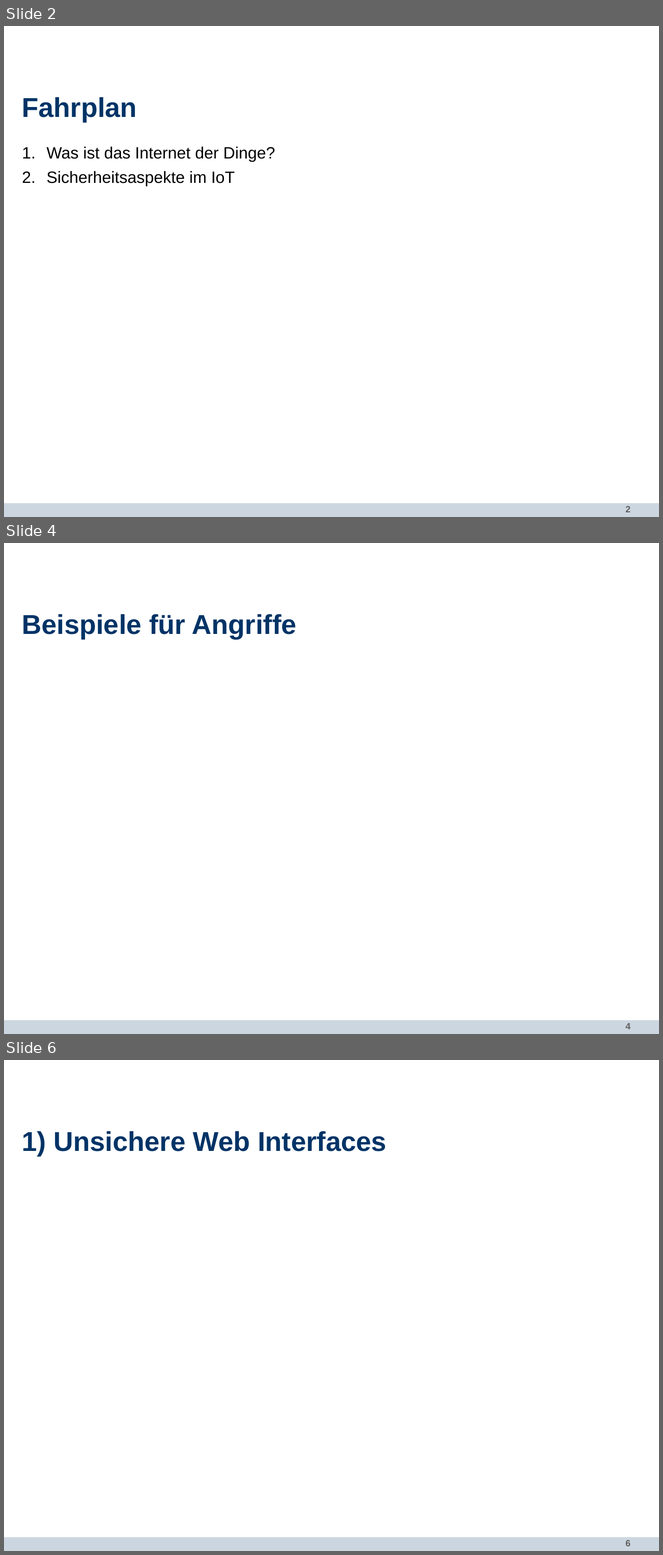
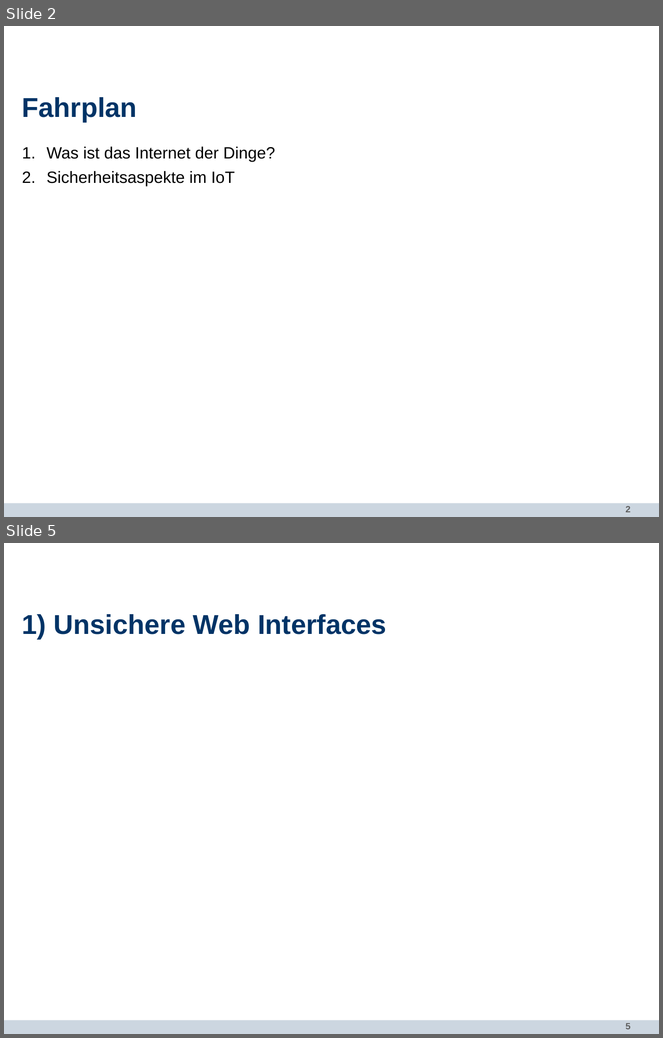
Before and after one commit to bennySwiers/Ausarbeitung-Seminar-TI, a slide deck: SEMINAR-IT-SICHERHEIT/Präsi/Praesentation_Voskobojnikov_Swiers.pptx. Shown one above the other, each under a label of ours: slides 2, 4 and 6 before the commit, slides 2 and 5 after it; the slides between them are not shown. The pictures are 663x1555 and 663x1038 pixels, drawn with LibreOffice and Linux fonts; fonts in the diff are those of the drawing; background and template pictures are left out. Boxes give left, top, right and bottom in pixels: in the first picture for what was removed or moved away, otherwise in the second. Text is boxed around its words. In the diff, an @@ line names an element or a change of style, - is before the commit and + after.

```diff
--- a/SEMINAR-IT-SICHERHEIT/Präsi/Praesentation_Voskobojnikov_Swiers.pptx
+++ b/SEMINAR-IT-SICHERHEIT/Präsi/Praesentation_Voskobojnikov_Swiers.pptx
@@ slide 4 removed at (x1=4, y1=543, x2=659, y2=1034), background #FFFFFF; not listed: 2 template elements that a slide beside it also shows @@
@@ title removed at (x1=22, y1=614, x2=297, y2=640) @@
-Beispiele für Angriffe
@@ what was slide 6 is now slide 5 @@
```
Also in this commit, not shown: 3 slides changed, 2 slides added, 2 other slides removed, 3 other files.
